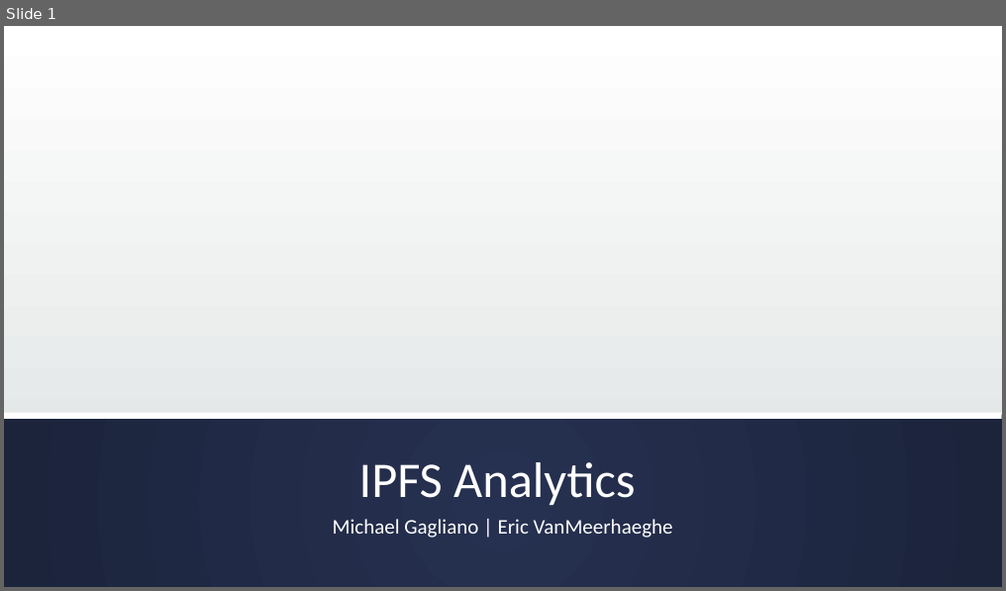
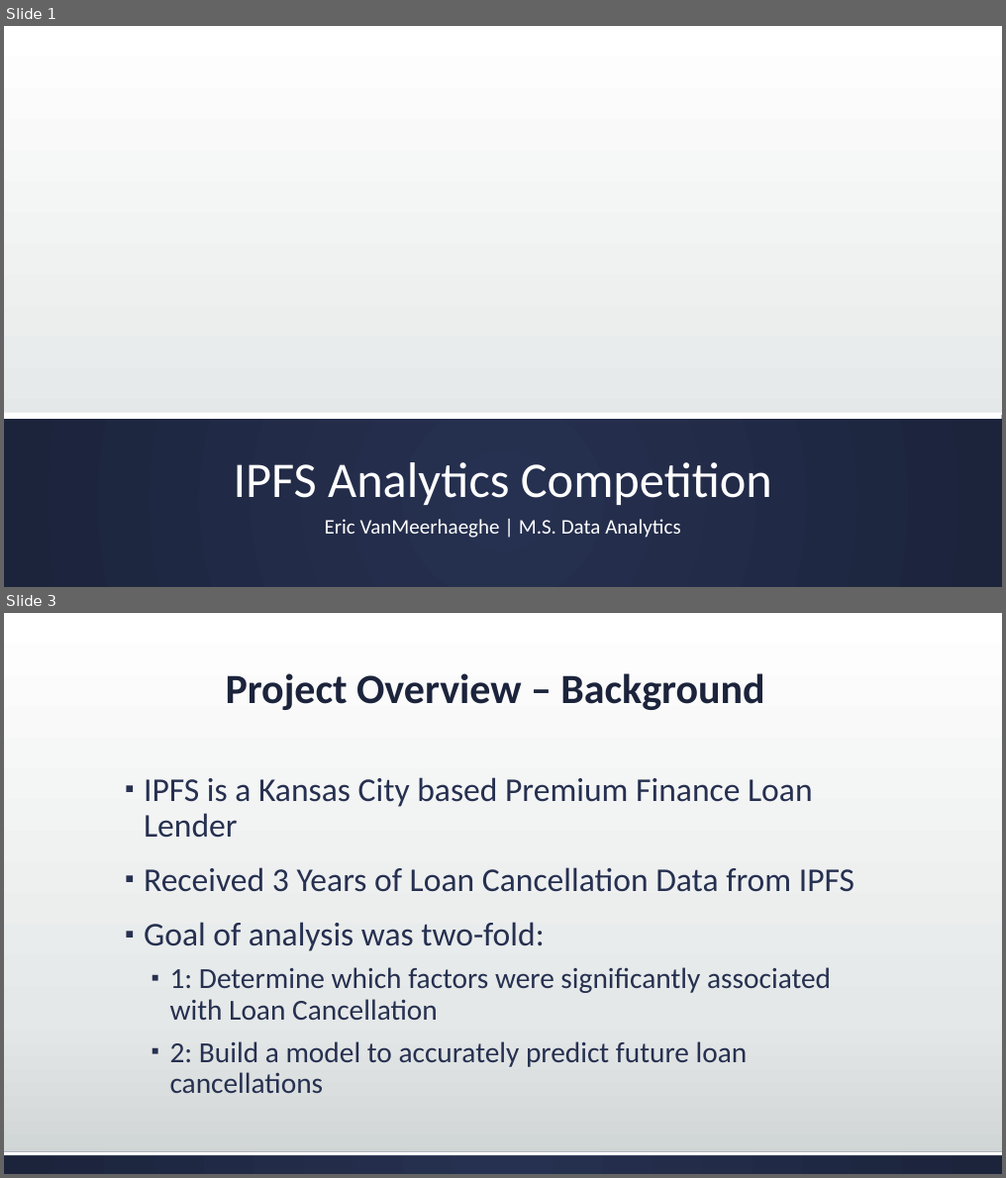
Before and after one commit to ericvan1325/IPFS-Analytics-Competiton, a slide deck: IPFS Analytics.pptx. Shown one above the other, each under a label of ours: slide 1 before the commit, slides 1 and 3 after it; the slides between them are not shown. The pictures are 1006x591 and 1006x1178 pixels, drawn with LibreOffice and Linux fonts; fonts in the diff are those of the drawing; background and template pictures are left out. Boxes give left, top, right and bottom in pixels: in the first picture for what was removed or moved away, otherwise in the second. Text is boxed around its words. In the diff, an @@ line names an element or a change of style, - is before the commit and + after.

```diff
--- a/IPFS Analytics.pptx
+++ b/IPFS Analytics.pptx
@@ slide 3 added at box(4, 613, 1002, 1174), background gradient #FFFFFF to #E5E8E8 to #CDD2D2 @@
@@ title added at box(226, 673, 764, 710), 40 pt, text #1D243C, bold @@
+Project Overview – Background
@@ text added at box(144, 777, 854, 1093), 28 pt, text #263050 @@
+▪ IPFS is a Kansas City based Premium Finance Loan Lender
+▪ Received 3 Years of Loan Cancellation Data from IPFS
+▪ Goal of analysis was two-fold:
+  ▪ 1: Determine which factors were significantly associated with Loan Cancellation
+  ▪ 2: Build a model to accurately predict future loan cancellations
@@ rectangle added at box(4, 1152, 1002, 1174), fill gradient #263050 to #1D243C @@
@@ rectangle added at box(4, 1152, 1002, 1156), fill #FFFFFF @@
@@ slide 1 changed as well @@
@@ title at box(234, 463, 772, 505): text changed @@
-IPFS Analytics
+IPFS Analytics Competition
@@ subtitle at box(325, 519, 681, 538): text changed @@
-Michael Gagliano | Eric VanMeerhaeghe
+Eric VanMeerhaeghe | M.S. Data Analytics
```
Also in this commit, not shown: 10 other slides changed, 22 other slides added, 6 slides removed.
